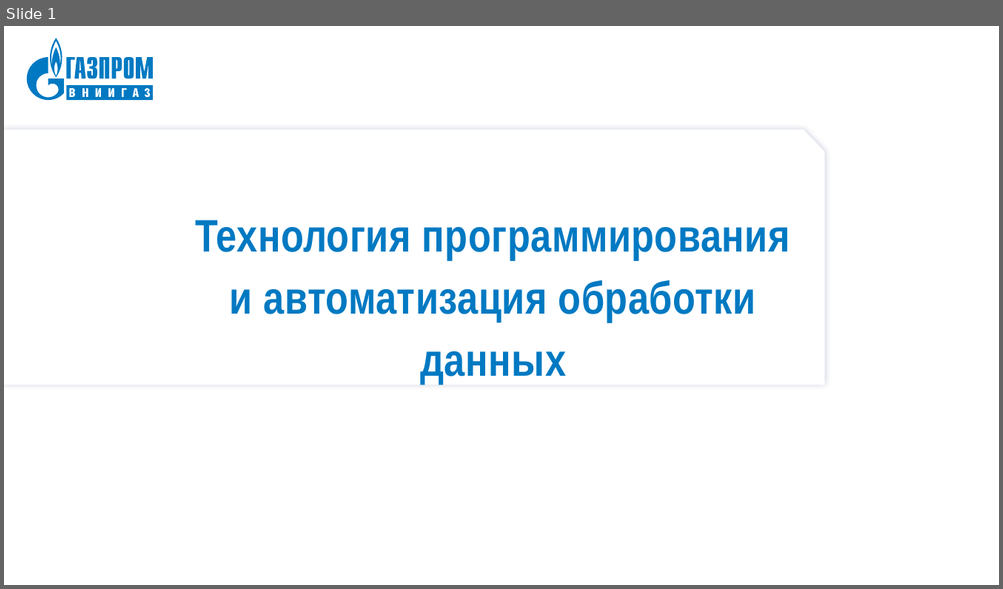
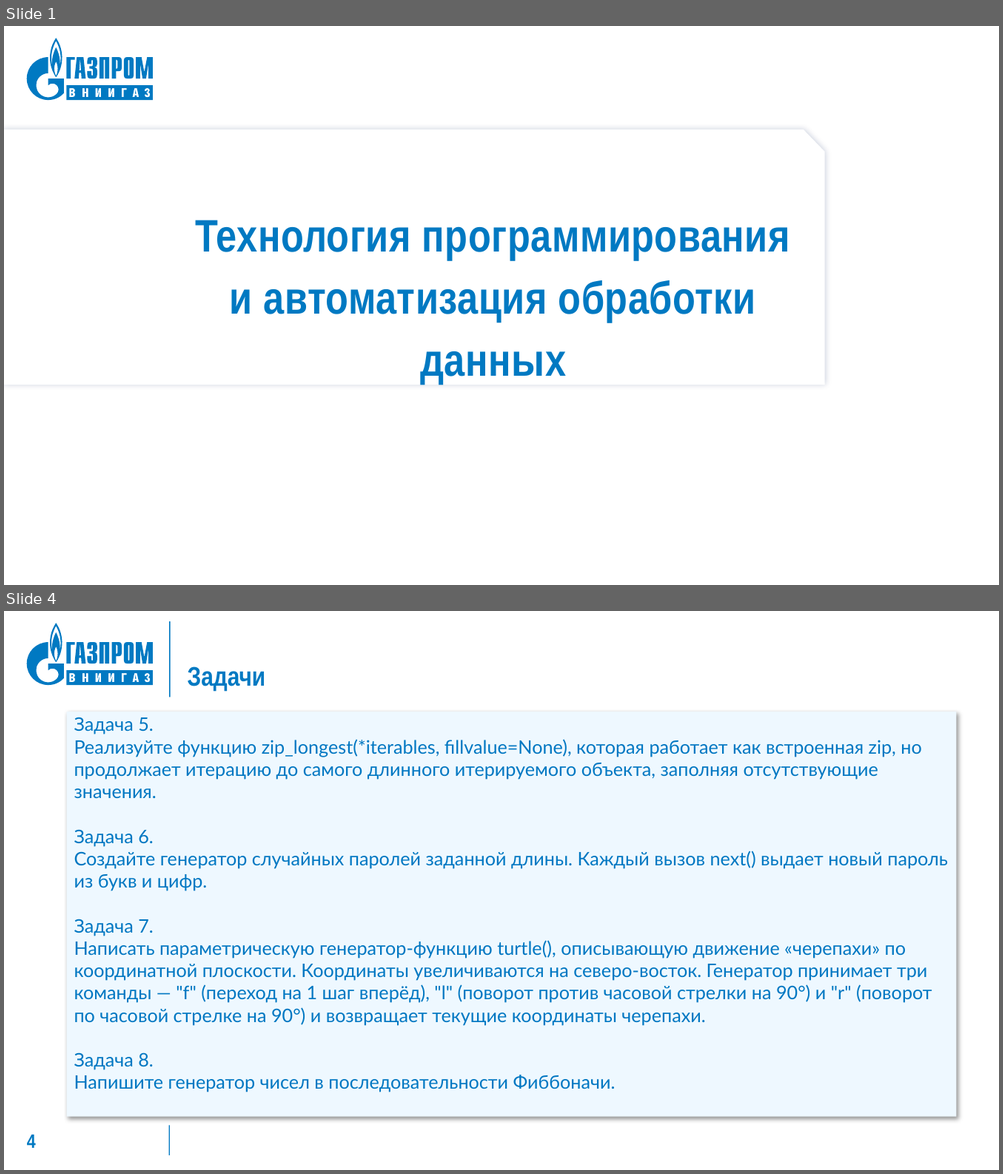
Before and after one commit to fryghts/Python_course, a slide deck: 15/15.pptx. Shown one above the other, each under a label of ours: slide 1 before the commit, slides 1 and 4 after it; the slides between them are not shown. The pictures are 1003x589 and 1003x1174 pixels, drawn with LibreOffice and Linux fonts; fonts in the diff are those of the drawing. Boxes give left, top, right and bottom in pixels: in the first picture for what was removed or moved away, otherwise in the second. Text is boxed around its words. In the diff, an @@ line names an element or a change of style, - is before the commit and + after.

```diff
--- a/15/15.pptx
+++ b/15/15.pptx
@@ slide 4 added at [4,611,999,1170], background #FFFFFF; not listed: 10 template elements that a slide beside it also shows @@
@@ line added from (170, 697) to (170, 621), #0079C2 1 pt @@
@@ title added at [188,667,266,691], 26 pt, text #0079C2, bold @@
+Задачи
@@ rectangle added at [67,712,956,1117], fill #EEF8FF, 18 pt, text #0077C2 @@
+Задача 5.
+Реализуйте функцию zip_longest(*iterables, fillvalue=None), которая работает как встроенная zip, но продолжает итерацию до самого длинного итерируемого объекта, заполняя отсутствующие значения.
+Задача 6.
+Создайте генератор случайных паролей заданной длины. Каждый вызов next() выдает новый пароль из букв и цифр.
+Задача 7.
+Написать параметрическую генератор-функцию turtle(), описывающую движение «черепахи» по координатной плоскости. Координаты увеличиваются на северо-восток. Генератор принимает три команды — "f" (переход на 1 шаг вперёд), "l" (поворот против часовой стрелки на 90°) и "r" (поворот по часовой стрелке на 90°) и возвращает текущие координаты черепахи.
+Задача 8.
+Напишите генератор чисел в последовательности Фиббоначи.
@@ page number added at [27,1135,36,1148], 18.7 pt, text #0079C2, bold @@
+4
@@ line added from (170, 1126) to (170, 1156), #0079C2 1 pt @@
```
Also in this commit, not shown: 1 slide changed, 1 other slide added, 9 slides removed, 5 other files.
